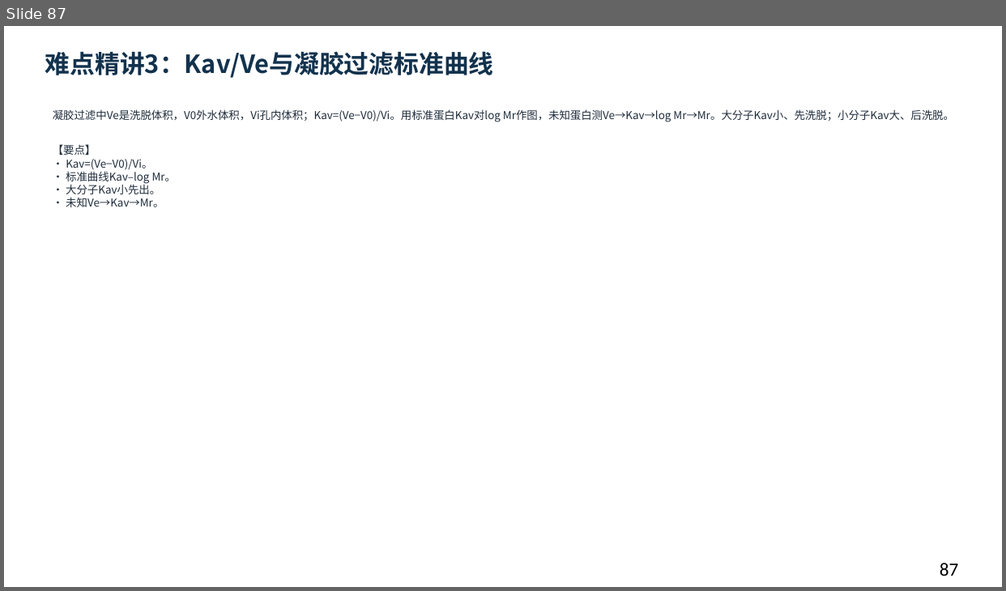
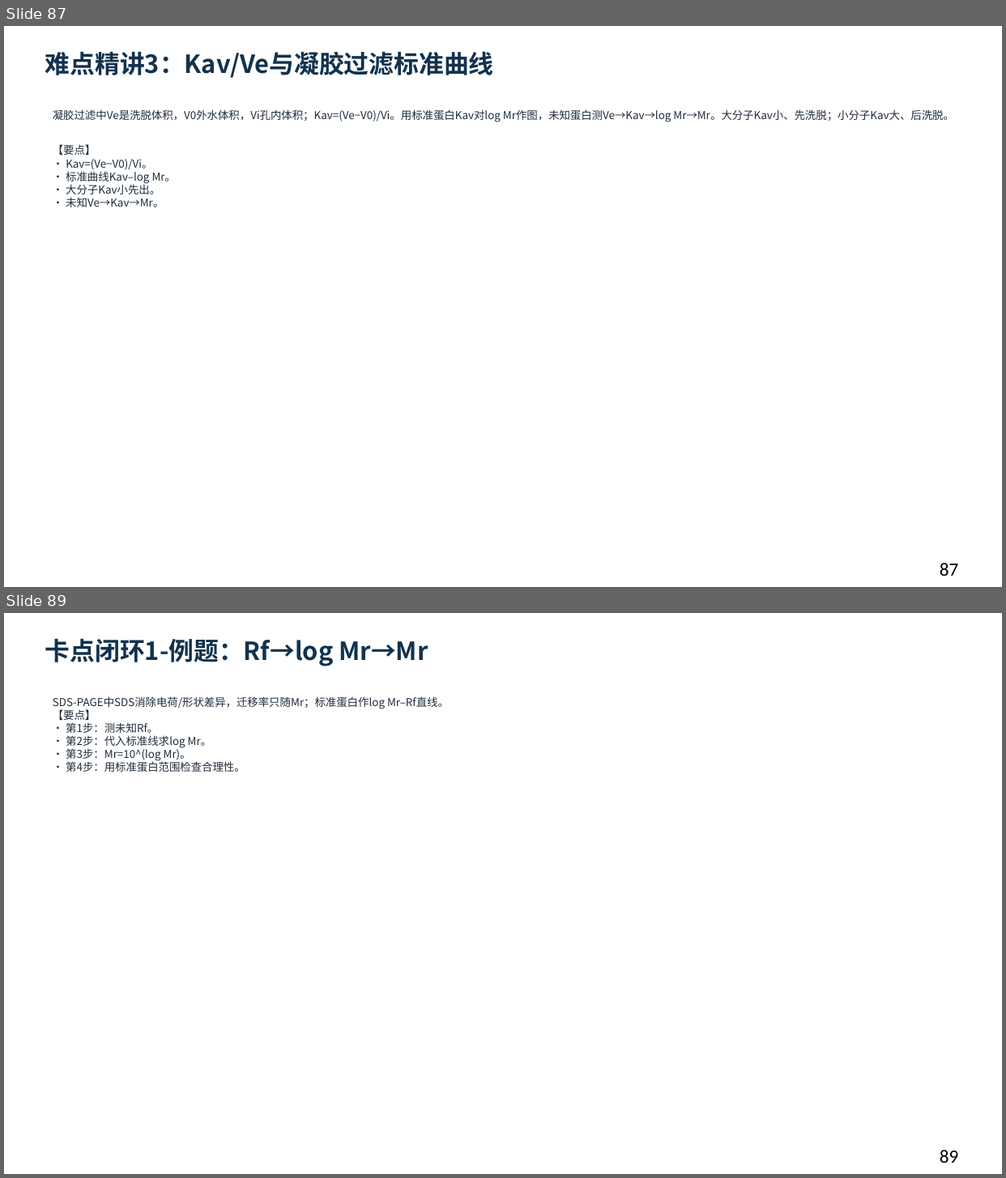
Before and after one commit to newkan-li/Biochemistry, a slide deck: downloads/bc05-ai-style.pptx. Shown one above the other, each under a label of ours: slide 87 before the commit, slides 87 and 89 after it; the slides between them are not shown. The pictures are 1006x591 and 1006x1178 pixels, drawn with LibreOffice and Linux fonts; fonts in the diff are those of the drawing. Boxes give left, top, right and bottom in pixels: in the first picture for what was removed or moved away, otherwise in the second. Text is boxed around its words. In the diff, an @@ line names an element or a change of style, - is before the commit and + after.

```diff
--- a/downloads/bc05-ai-style.pptx
+++ b/downloads/bc05-ai-style.pptx
@@ slide 89 added at bbox=[4, 613, 1002, 1174], background #FFFFFF @@
@@ text added at bbox=[45, 638, 428, 666], 24 pt, text #12324D, bold @@
+卡点闭环1-例题：Rf→log Mr→Mr
@@ text added at bbox=[53, 696, 449, 772], 10.5 pt, text #202D3C @@
+SDS-PAGE中SDS消除电荷/形状差异，迁移率只随Mr；标准蛋白作log Mr–Rf直线。
+【要点】
+• 第1步：测未知Rf。
+• 第2步：代入标准线求log Mr。
+• 第3步：Mr=10^(log Mr)。
+• 第4步：用标准蛋白范围检查合理性。
@@ text added at bbox=[940, 1150, 958, 1163], 18 pt, text #000000 @@
+89
```
Also in this commit, not shown: 1 slide changed, 11 other slides added, 18 other files.
